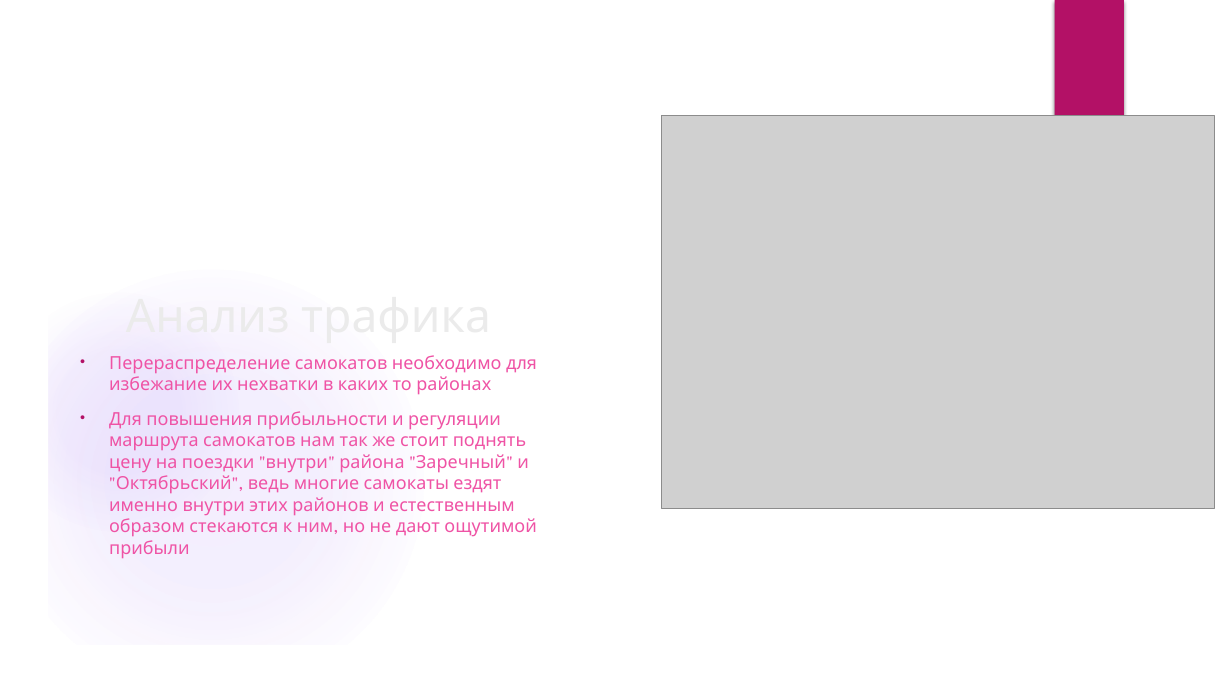
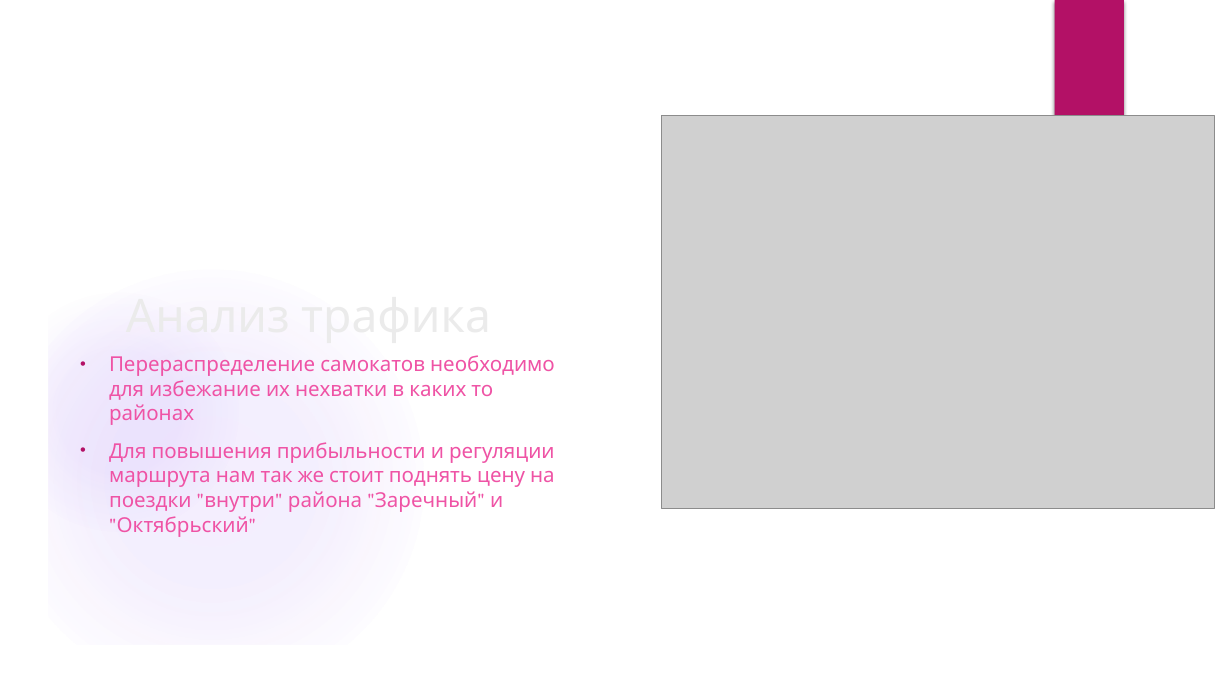
Before and after one commit to BlackkkMaster/ad_project_team16, a slide deck: slide 5 of Исследование спроса на самокаты.pptx. Drawn at 1232x693 pixels with LibreOffice and Linux fonts; fonts in the diff are those of the drawing; grey boxes stand for pictures; background and template pictures are left out. Boxes give left, top, right and bottom in pixels: in the first picture for what was removed or moved away, otherwise in the second. Text is boxed around its words. In the diff, an @@ line names an element or a change of style, - is before the commit and + after.

```diff
--- a/Исследование спроса на самокаты.pptx
+++ b/Исследование спроса на самокаты.pptx
@@ text at box(109, 355, 555, 425): size 14 to 16 pt in "Перераспределение самокатов необходимо для избежание их нехв ..." @@
@@ text at box(109, 442, 555, 537): text changed; size 14 to 16 pt @@
-• Для повышения прибыльности и регуляции маршрута самокатов нам так же стоит поднять цену на поездки "внутри" района "Заречный" и "Октябрьский", ведь многие самокаты ездят именно внутри этих районов и естественным образом стекаются к ним, но не дают ощутимой прибыли
+• Для повышения прибыльности и регуляции маршрута нам так же стоит поднять цену на поездки "внутри" района "Заречный" и "Октябрьский"
```
Also in this commit, not shown: 4 other slides changed, 5 slides added, 7 slides removed, 1 other file.
